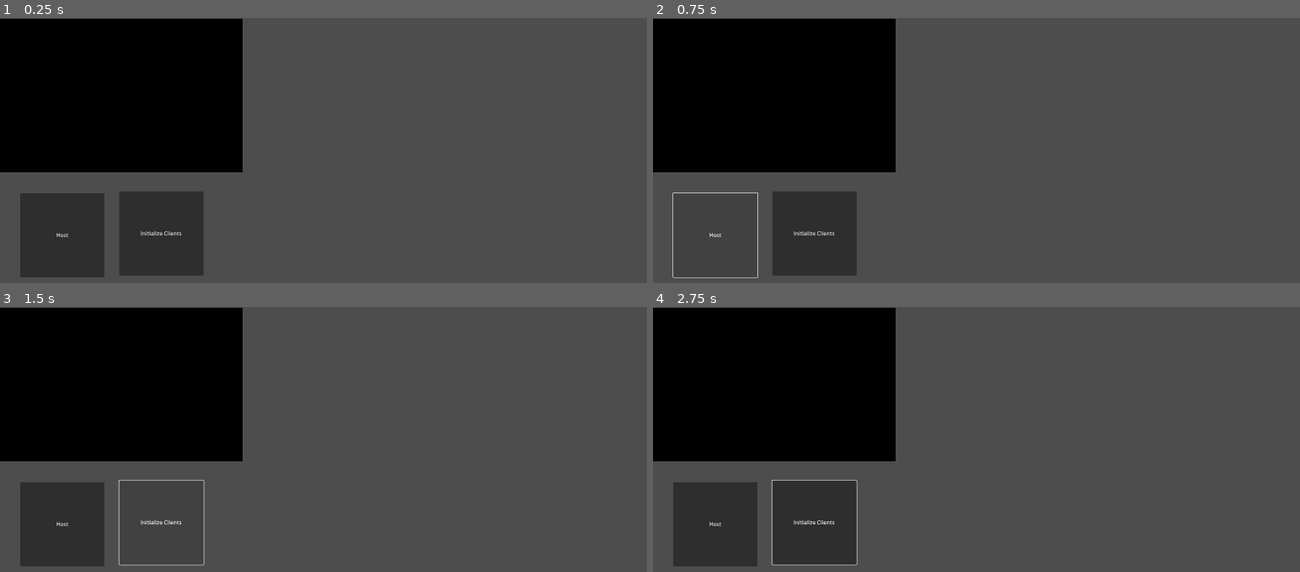
Above: before the commit, frames 1-4 (two rows, left to right).
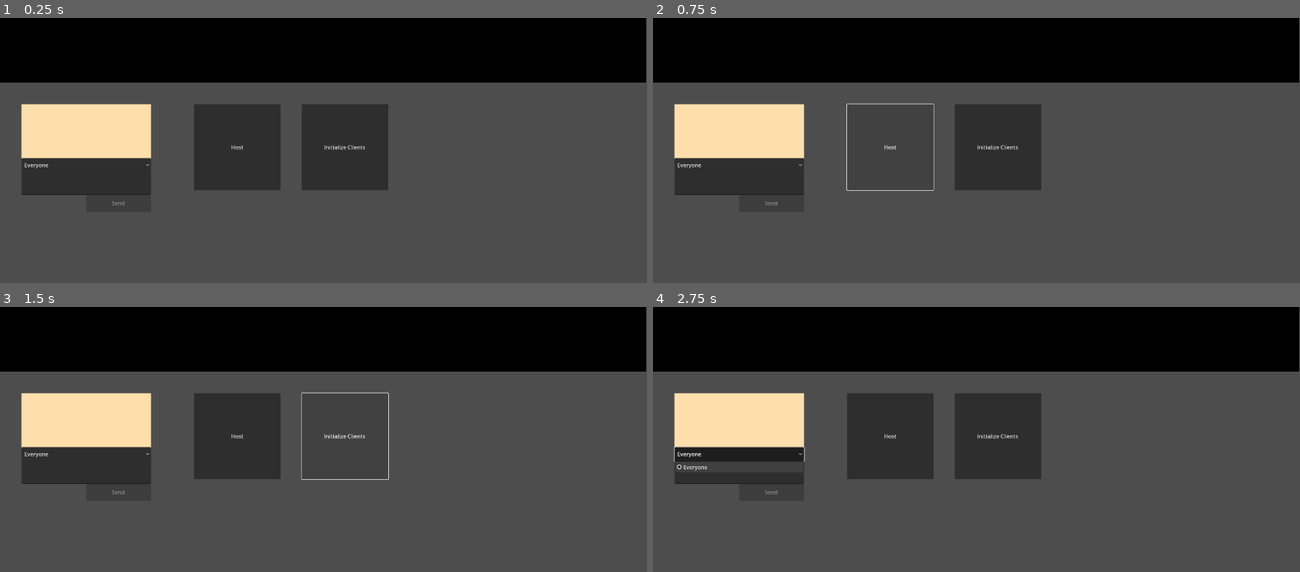
Above: after the commit, the same moments.

Repository: TinCodes/card-game-framework
Game: Godot game, scene res://main.tscn
The game is run twice, just before and just after one commit, with the same random seed, the same clock (stepped at 60 frames per second) and the same inputs.
Inputs (mouse positions are in pixels of both pictures, inside the frame that each line leads up to):
- Up to frame 1 (0.25 s): no input
- Up to frame 2 (0.75 s): click "Host" at 0.5 s
- Up to frame 3 (1.5 s): click "Initialize Clients" at 1.25 s
- Up to frame 4 (2.75 s): click (737, 455) at 2 s, where only the run after the commit has a clickable "Everyone"

The runs differ from the first frame. In frame 1, 44% of the frame differs, in the area x 0-100%, y 0-98%; in frame 2, 38%; in frame 3, 36%; in frame 4, 43%.

Commit message:
Chat system now included

Diff:
--- a/Scenes/Mobile/mobile_game.tscn
+++ b/Scenes/Mobile/mobile_game.tscn
@@ -1,77 +1,59 @@
-[gd_scene load_steps=3 format=3 uid="uid://cefig7wffbbpk"]
+[gd_scene load_steps=4 format=3 uid="uid://cefig7wffbbpk"]
 
 [ext_resource type="Script" uid="uid://gyjgrwtvebts" path="res://Scripts/Mobile/MobileGame.gd" id="1_mow5u"]
+[ext_resource type="PackedScene" uid="uid://decxv6kixq4lb" path="res://Scenes/chat_manager.tscn" id="2_etbgd"]
 
-[sub_resource type="StyleBoxFlat" id="StyleBoxFlat_bdd3r"]
-border_width_left = 5
-border_width_top = 5
-border_width_right = 5
-border_width_bottom = 5
-border_color = Color(0.241541, 0.386397, 0.855128, 1)
-corner_radius_top_left = 5
-corner_radius_top_right = 5
-corner_radius_bottom_right = 5
-corner_radius_bottom_left = 5
-shadow_color = Color(0.6, 0.6, 0.6, 0.196078)
-shadow_size = 4
-shadow_offset = Vector2(1, 1)
+[sub_resource type="StyleBoxFlat" id="StyleBoxFlat_mow5u"]
+bg_color = Color(0, 0, 0, 1)
 
 [node name="MobileGame" type="Node2D"]
 script = ExtResource("1_mow5u")
 
 [node name="HUD" type="Control" parent="."]
 layout_mode = 3
-anchors_preset = 0
-offset_right = 720.0
-offset_bottom = 1280.0
-
-[node name="Info" type="Panel" parent="HUD"]
-layout_mode = 0
-offset_left = 64.0
-offset_top = 64.0
-offset_right = 640.0
-offset_bottom = 256.0
-theme_override_styles/panel = SubResource("StyleBoxFlat_bdd3r")
-
-[node name="Label" type="Label" parent="HUD/Info"]
-layout_mode = 1
 anchors_preset = 8
 anchor_left = 0.5
 anchor_top = 0.5
 anchor_right = 0.5
 anchor_bottom = 0.5
-offset_left = -256.0
-offset_top = -64.0
-offset_right = 256.0
-offset_bottom = 64.0
+offset_right = 1920.0
+offset_bottom = 1080.0
 grow_horizontal = 2
 grow_vertical = 2
-theme_override_colors/font_color = Color(0.166674, 0.235135, 0.833647, 1)
-theme_override_colors/font_shadow_color = Color(0, 0, 0, 1)
-theme_override_font_sizes/font_size = 65
-text = "Connected!"
-horizontal_alignment = 1
-vertical_alignment = 1
 
 [node name="Button" type="Button" parent="HUD"]
-layout_mode = 0
-offset_left = 192.0
-offset_top = 384.0
-offset_right = 512.0
-offset_bottom = 512.0
+layout_mode = 1
+anchors_preset = 2
+anchor_top = 1.0
+anchor_bottom = 1.0
+offset_left = 128.0
+offset_top = -248.0
+offset_right = 448.0
+offset_bottom = -120.0
+grow_vertical = 0
+theme_override_font_sizes/font_size = 35
 text = "Send Test Data"
 
-[node name="Debug" type="Panel" parent="HUD"]
-layout_mode = 0
-offset_left = 64.0
-offset_top = 640.0
-offset_right = 640.0
-offset_bottom = 1216.0
-
-[node name="DebugText" type="RichTextLabel" parent="HUD/Debug"]
-layout_mode = 0
-offset_right = 576.0
-offset_bottom = 576.0
+[node name="RichTextLabel" type="RichTextLabel" parent="HUD"]
+layout_mode = 1
+anchors_preset = 5
+anchor_left = 0.5
+anchor_right = 0.5
+offset_left = -960.0
+offset_right = 960.0
+offset_bottom = 256.0
+grow_horizontal = 2
+theme_override_styles/normal = SubResource("StyleBoxFlat_mow5u")
 fit_content = true
 scroll_following = true
 vertical_alignment = 2
+
+[node name="ChatManager" parent="HUD" instance=ExtResource("2_etbgd")]
+layout_mode = 1
+anchors_preset = -1
+anchor_top = 0.237
+anchor_right = 0.5
+anchor_bottom = 0.252
+offset_top = 0.039978
+offset_right = -392.0
+offset_bottom = 439.84
--- a/Scenes/Mobile/mobile_login.tscn
+++ b/Scenes/Mobile/mobile_login.tscn
@@ -15,47 +15,66 @@
 [node name="ColorRect" type="ColorRect" parent="Menu"]
 z_index = -1
 layout_mode = 1
+anchors_preset = 15
+anchor_right = 1.0
+anchor_bottom = 1.0
+offset_top = 2.0
+offset_bottom = 2.0
+grow_horizontal = 2
+grow_vertical = 2
+color = Color(0, 0.243137, 0.45098, 0.705882)
+
+[node name="TextureRect" type="TextureRect" parent="Menu"]
+layout_mode = 1
 anchors_preset = 8
 anchor_left = 0.5
 anchor_top = 0.5
 anchor_right = 0.5
 anchor_bottom = 0.5
-offset_left = -360.0
-offset_top = -640.0
-offset_right = 360.0
-offset_bottom = 640.0
+offset_left = -225.0
+offset_top = -412.0
+offset_right = 223.0
+offset_bottom = -156.0
 grow_horizontal = 2
 grow_vertical = 2
-color = Color(0, 0.243137, 0.45098, 0.705882)
+texture = ExtResource("2_004x6")
+expand_mode = 3
+stretch_mode = 5
 
 [node name="Button" type="Button" parent="Menu"]
-layout_mode = 0
-offset_left = 247.0
-offset_top = 784.0
-offset_right = 447.0
-offset_bottom = 874.0
+layout_mode = 1
+anchors_preset = 8
+anchor_left = 0.5
+anchor_top = 0.5
+anchor_right = 0.5
+anchor_bottom = 0.5
+offset_left = -256.0
+offset_top = 128.0
+offset_right = 257.0
+offset_bottom = 262.0
+grow_horizontal = 2
+grow_vertical = 2
+theme_override_font_sizes/font_size = 45
 text = "Connect"
 icon_alignment = 1
 vertical_icon_alignment = 0
-metadata/_edit_use_anchors_ = true
 
 [node name="PlayerName" type="LineEdit" parent="Menu"]
-layout_mode = 0
-offset_left = 107.0
-offset_top = 696.0
-offset_right = 602.0
-offset_bottom = 755.0
-metadata/_edit_use_anchors_ = true
-
-[node name="TextureRect" type="TextureRect" parent="Menu"]
-layout_mode = 0
-offset_left = 123.0
-offset_top = 232.0
-offset_right = 584.0
-offset_bottom = 558.0
-texture = ExtResource("2_004x6")
-stretch_mode = 5
-metadata/_edit_use_anchors_ = true
+layout_mode = 1
+anchors_preset = 8
+anchor_left = 0.5
+anchor_top = 0.5
+anchor_right = 0.5
+anchor_bottom = 0.5
+offset_left = -248.0
+offset_top = -48.0
+offset_right = 248.0
+offset_bottom = 43.0
+grow_horizontal = 2
+grow_vertical = 2
+size_flags_horizontal = 4
+theme_override_font_sizes/font_size = 45
+placeholder_text = "Username"
 
 [connection signal="button_down" from="Menu/Button" to="." method="_on_button_down"]
 [connection signal="text_changed" from="Menu/PlayerName" to="." method="_on_player_name_text_changed"]
--- a/Scenes/PC/pc_main.tscn
+++ b/Scenes/PC/pc_main.tscn
@@ -1,6 +1,7 @@
-[gd_scene load_steps=3 format=3 uid="uid://jycf3nsu22ex"]
+[gd_scene load_steps=4 format=3 uid="uid://jycf3nsu22ex"]
 
 [ext_resource type="Script" uid="uid://ci18it8jvjqn5" path="res://Scripts/PC/PCMain.gd" id="1_7871k"]
+[ext_resource type="PackedScene" uid="uid://decxv6kixq4lb" path="res://Scenes/chat_manager.tscn" id="2_qmq0u"]
 
 [sub_resource type="StyleBoxFlat" id="StyleBoxFlat_cg6dt"]
 bg_color = Color(0, 0, 0, 1)
@@ -9,23 +10,22 @@
 script = ExtResource("1_7871k")
 
 [node name="Host" type="Button" parent="."]
-offset_left = 60.0
-offset_top = 520.0
-offset_right = 310.0
-offset_bottom = 770.0
+offset_left = 576.0
+offset_top = 256.0
+offset_right = 832.0
+offset_bottom = 512.0
 text = "Host"
 
 [node name="Init" type="Button" parent="."]
-offset_left = 354.0
-offset_top = 515.0
-offset_right = 604.0
-offset_bottom = 765.0
+offset_left = 896.0
+offset_top = 256.0
+offset_right = 1152.0
+offset_bottom = 512.0
 text = "Initialize Clients"
 
 [node name="RichTextLabel" type="RichTextLabel" parent="."]
-offset_top = 3.0
-offset_right = 720.0
-offset_bottom = 458.0
+offset_right = 1918.0
+offset_bottom = 192.0
 theme_override_styles/normal = SubResource("StyleBoxFlat_cg6dt")
 fit_content = true
 scroll_following = true
@@ -37,5 +37,12 @@
 offset_right = 40.0
 offset_bottom = 40.0
 
+[node name="ChatManager" parent="HUD" instance=ExtResource("2_qmq0u")]
+layout_mode = 1
+offset_left = 64.0
+offset_top = 256.0
+offset_right = 448.0
+offset_bottom = 576.0
+
 [connection signal="pressed" from="Host" to="." method="_on_host_pressed"]
 [connection signal="pressed" from="Init" to="." method="_on_init_pressed"]
--- /dev/null
+++ b/Scenes/chat_manager.tscn
@@ -0,0 +1,69 @@
+[gd_scene load_steps=3 format=3 uid="uid://decxv6kixq4lb"]
+
+[ext_resource type="Script" uid="uid://c3b2fg4hdxal8" path="res://Scripts/ChatManager.gd" id="1_vl4q8"]
+
+[sub_resource type="StyleBoxFlat" id="StyleBoxFlat_vl4q8"]
+bg_color = Color(0.994476, 0.873282, 0.671774, 1)
+
+[node name="ChatManager" type="Control"]
+custom_minimum_size = Vector2(250, 160)
+layout_mode = 3
+anchors_preset = 0
+offset_right = 256.0
+offset_bottom = 304.0
+script = ExtResource("1_vl4q8")
+
+[node name="ScrollContainer" type="ScrollContainer" parent="."]
+layout_mode = 1
+anchors_preset = -1
+anchor_right = 1.0
+anchor_bottom = 0.5
+offset_bottom = 1.07199
+grow_horizontal = 2
+theme_override_styles/panel = SubResource("StyleBoxFlat_vl4q8")
+horizontal_scroll_mode = 0
+
+[node name="Messages" type="VBoxContainer" parent="ScrollContainer"]
+clip_contents = true
+layout_mode = 2
+size_flags_horizontal = 3
+size_flags_vertical = 3
+alignment = 2
+
+[node name="ChatBox" type="TextEdit" parent="."]
+layout_mode = 1
+anchors_preset = -1
+anchor_top = 0.632
+anchor_right = 1.0
+anchor_bottom = 0.842
+offset_top = -0.128006
+offset_bottom = 0.0319824
+wrap_mode = 1
+
+[node name="ChatTargetSelector" type="OptionButton" parent="."]
+layout_mode = 1
+anchors_preset = -1
+anchor_top = 0.5
+anchor_right = 1.0
+anchor_bottom = 0.632
+offset_bottom = -0.128006
+grow_horizontal = 2
+grow_vertical = 2
+selected = 0
+item_count = 1
+popup/item_0/text = "Everyone"
+popup/item_0/id = 0
+
+[node name="Send" type="Button" parent="."]
+layout_mode = 1
+anchors_preset = -1
+anchor_left = 0.5
+anchor_top = 0.842
+anchor_right = 1.0
+anchor_bottom = 1.0
+offset_top = 0.0319824
+text = "Send"
+
+[connection signal="gui_input" from="ChatBox" to="." method="_on_chatbox_input"]
+[connection signal="text_changed" from="ChatBox" to="." method="_on_text_changed"]
+[connection signal="pressed" from="Send" to="." method="_on_send_button_pressed"]
--- /dev/null
+++ b/Scripts/ChatManager.gd
@@ -0,0 +1,105 @@
+extends Control
+
+@onready var scroll_container = $ScrollContainer
+@onready var messages = $ScrollContainer/Messages
+@onready var chat_box = $ChatBox
+@onready var chat_selector = $ChatTargetSelector
+@onready var send_button = $Send
+
+const HOST_USERNAME = "Admin"
+const SCROLL_BUFFER = 70
+
+var auto_scroll_enabled = true
+
+func _ready():
+	Network.message_received.connect(_on_message_received)
+	GameManager.player_list_updated.connect(update_players_list)
+	send_button.disabled = true
+
+func configure_for_pc():
+	send_button.visible = true
+
+func configure_for_mobile():
+	update_players_list()
+	send_button.visible = false
+
+func update_players_list():
+	chat_selector.clear()
+	chat_selector.add_item("Everyone", 0)
+	if !multiplayer.is_server():
+		# Set Host as an always available chat option
+		chat_selector.add_item("Host", 1)
+	for peer_id in GameManager.Players:
+		if multiplayer.get_unique_id() != peer_id:
+			var player_name = GameManager.Players[peer_id]["player_name"]
+			chat_selector.add_item(player_name, peer_id)
+
+func get_sender_name() -> String:
+	if multiplayer.is_server():
+		return "Admin"
+	elif GameManager.Players.has(multiplayer.get_unique_id()):
+		return GameManager.Players[multiplayer.get_unique_id()].player_name
+	return "Unknown"
+
+func send_msg():
+	var text = chat_box.text.strip_edges()
+	if text.is_empty():
+		return
+
+	var sender_name = get_sender_name()
+	if chat_selector.selected == 0:
+		Network.send_message_to_all(text, sender_name)
+	else:
+		var peer_id = chat_selector.get_selected_id()
+		Network.send_private_message(sender_name, peer_id, text)
+
+	chat_box.text = ""
+	send_button.disabled = true
+
+func _on_send_button_pressed():
+	send_msg()
+
+func _on_text_changed():
+	var text = chat_box.text.strip_edges()
+	send_button.disabled = text.is_empty()
+
+func _on_chatbox_input(event):
+	if event is InputEventKey and event.pressed:
+		if event.keycode == KEY_ENTER:
+			if not event.shift_pressed:
+				send_msg()
+				get_viewport().set_input_as_handled()
+
+func _on_message_received(player_name: String, _sender_id: int, message: String, is_private: bool):
+	var rich_label = RichTextLabel.new()
+	rich_label.bbcode_enabled = true
+	rich_label.autowrap_mode = TextServer.AUTOWRAP_WORD
+	rich_label.fit_content = true
+	rich_label.scroll_active = false
+	rich_label.selection_enabled = true
+	rich_label.size_flags_horizontal = Control.SIZE_EXPAND_FILL
+	rich_label.mouse_filter = Control.MOUSE_FILTER_PASS
+	rich_label.set("theme_override_constants/line_spacing", 4)
+	rich_label.set("theme_override_colors/default_color", "black")
+
+	var is_self = player_name == get_sender_name()
+	var tag_color = "red" if is_private else ("blue" if is_self else "grey")
+	var prefix = "[PRIVATE] " if is_private else ""
+
+	# Message formatting
+	var formatted = "[color=%s]%s%s:[/color] %s" % [tag_color, prefix, player_name, message]
+
+	# Emojis: replace :emoji_name: with Unicode
+	formatted = formatted.replace(":cat:", "🐱").replace(":dice:", "🎲")
+	rich_label.text = formatted
+
+	auto_scroll_enabled = scroll_container.get_v_scroll_bar().max_value
+	messages.add_child(rich_label)
+	check_scroll()
+
+func check_scroll():
+	var scroll_bar = scroll_container.get_v_scroll_bar()
+	var scroll_end_value = scroll_container.scroll_vertical + scroll_bar.page
+	if (auto_scroll_enabled - SCROLL_BUFFER) <= scroll_end_value:
+		await get_tree().process_frame
+		scroll_container.scroll_vertical = scroll_container.get_v_scroll_bar().max_value
--- a/Scripts/GameManager.gd
+++ b/Scripts/GameManager.gd
@@ -1,3 +1,50 @@
 extends Node
 
+signal player_list_updated
+
 var Players : Dictionary[int, Player] = {}
+
+func add_player(id: int, player_data: Player):
+	if Players.has(id):
+		print("Duplicate player id detected:", id)
+		return
+	Players[id] = player_data
+	player_list_updated.emit()
+
+func remove_player(id: int):
+	Players.erase(id)
+	player_list_updated.emit()
+
+func clear():
+	Players.clear()
+	player_list_updated.emit()
+
+func get_player_by_id(peer_id: int) -> Player:
+	if Players.has(peer_id):
+		return Players[peer_id]
+	return null
+
+# Get a player's name by their peer_id
+func get_player_name_by_id(peer_id: int) -> String:
+	if Players.has(peer_id):
+		return Players[peer_id].player_name
+	return "Unknown"
+
+#func get_local_player_name() -> String:
+	#if multiplayer.is_host():
+		#return "Admin"
+	#if local_player:
+		#return local_player.player_name
+	#return "Unknown"
+
+#func register_local_player(player: Player) -> void:
+	#local_player = player
+	#Players[multiplayer.get_unique_id()] = player
+
+#func register_local_screen_size(size: Vector2):
+	#local_screen_size = size
+
+#func unregister_player(peer_id: int) -> void:
+	#Players.erase(peer_id)
+	#if local_player and peer_id == multiplayer.get_unique_id():
+		#local_player = null
--- a/Scripts/Mobile/MobileGame.gd
+++ b/Scripts/Mobile/MobileGame.gd
@@ -1,21 +1,13 @@
 extends Node2D
 
+var chat
+
 func _ready() -> void:
-	$HUD/Debug/DebugText.text += "Connected"
+	 # Set local screen size to HUD
+	$HUD.size = GameManager.Players[multiplayer.get_unique_id()].player_screen_size
+
+	chat = $HUD/ChatManager
+	chat.configure_for_mobile()
 
 func send_input_to_pc(action):
 	rpc_id(1, "receive_player_action", action)
-
-# Function activated from server on connection established
-@rpc("authority")
-func receive_cards(cards):
-	print("Received cards: ", cards)
-
-# Function activated from server on connection established
-@rpc("authority")
-func receive_deck(deck):
-	print("Received deck")
-
-@rpc("any_peer")
-func update_client_game_state(data):
-	print("Updated game state: ", data)
--- a/Scripts/Mobile/MobileMain.gd
+++ b/Scripts/Mobile/MobileMain.gd
@@ -3,3 +3,4 @@
 func _ready() -> void:
 	SceneManager.main_scene = self
 	SceneManager.scene_instance = $MobileLogin
+	$MobileLogin/Menu.size = DisplayServer.screen_get_size()
--- a/Scripts/NetworkController.gd
+++ b/Scripts/NetworkController.gd
@@ -4,6 +4,7 @@
 var PORT = 6789 # fallback port
 
 signal debug_print
+signal message_received
 
 var peer
 var card_db_ref
@@ -32,11 +33,15 @@
 func _on_peer_connected(peer_id):
 	debug_print.emit("Client connected: " + str(peer_id))
 	print("Client connected: " + str(peer_id))
+	if multiplayer.is_server():
+		sync_players_to_clients()
 
 func _on_peer_disconnected(peer_id):
 	debug_print.emit("Client Disconnected: " + str(peer_id))
 	print("Client Disconnected: " + str(peer_id))
-	GameManager.Players.erase(peer_id)
+	GameManager.remove_player(peer_id)
+	if multiplayer.is_server():
+		sync_players_to_clients()
 
 func _on_connected_to_server():
 	print("Connected to server")
@@ -63,29 +68,27 @@
 	# Set data before creating peer
 	pending_player_data = player_data
 	# Create peer to make connection
-	print(ADDRESS)
 	peer = ENetMultiplayerPeer.new()
 	var error = peer.create_client(ADDRESS, PORT)
 	if error != OK:
 		print("Failed to connect to server!")
 		return
 	multiplayer.multiplayer_peer = peer
-	print("Client peer created")
 
 @rpc("any_peer", "reliable")
 func register_player(player_data: Dictionary, peer_id: int):
-	# Reconstruct player data from network
-	var new_player = Player.new()
-	new_player.from_dict(player_data)
-
-	# Check if the ID is already connected
 	if GameManager.Players.has(peer_id):
 		print("Player with peer_id already exists")
 		return
 
-	# Assign peer_id to the new Player instance
+	# Reconstruct player data from network
+	var new_player = Player.new()
+	new_player.from_dict(player_data)
 	new_player.peer_id = peer_id
-	GameManager.Players[peer_id] = new_player
+	new_player.player_screen_size = DisplayServer.screen_get_size()
+	GameManager.add_player(peer_id, new_player)
+	if multiplayer.is_server():
+		sync_players_to_clients()
 	debug_print.emit("Player registered: " + str(peer_id) + " [" + new_player.player_name + "]")
 	print("Player registered with info: ", new_player.to_string())
 
@@ -97,11 +100,51 @@
 	else:
 		print("SceneManager not found")
 
-# Send signal to initialize
-#rpc_id(id, "initialize_client")
+@rpc("authority", "reliable")
+func sync_players_to_clients():
+	var serialized_players = {}
+	for peer_id in GameManager.Players:
+		serialized_players[peer_id] = GameManager.Players[peer_id].to_dict()
+	rpc("receive_players_sync", serialized_players)
 
-# Update game for everyone
-#send_game_state_to_clients()
+@rpc("any_peer", "call_local")
+func receive_players_sync(players_dict: Dictionary):
+	if multiplayer.is_server():
+		return
+
+	GameManager.clear()
+	for peer_id in players_dict:
+		var new_player = Player.new()
+		new_player.from_dict(players_dict[peer_id])
+		GameManager.add_player(peer_id, new_player)
+
+### CHAT ####################################################################
+@rpc("any_peer", "reliable")
+func send_message_to_all(message: String, player_name: String):
+	var sender_id = multiplayer.get_remote_sender_id()
+	if sender_id == 0:
+		sender_id = multiplayer.get_unique_id()
+	# Send to all other connected peers
+	for peer_id in multiplayer.get_peers():
+		rpc_id(peer_id, "receive_message", player_name, sender_id, message, false)
+	# Show it locally for the sender too
+	if multiplayer.get_unique_id() == sender_id:
+		receive_message(player_name, sender_id, message, false)
+
+@rpc("any_peer", "reliable")
+func send_private_message(player_name: String, target_peer_id: int, message: String):
+	var sender_id = multiplayer.get_remote_sender_id()
+	if sender_id == 0:
+		sender_id = multiplayer.get_unique_id()
+
+	rpc_id(target_peer_id, "receive_message", player_name, sender_id, message, true)
+
+	if multiplayer.get_unique_id() == sender_id:
+		receive_message(player_name, sender_id, message, true)
+
+@rpc("any_peer", "reliable")
+func receive_message(player_name: String, sender_id: int, message: String, is_private: bool):
+	message_received.emit(player_name, sender_id, message, is_private)
 
 #@rpc("any_peer", "call_local")
 #func send_player_info(player_data: Player, peer_id: int):
--- a/Scripts/PC/PCMain.gd
+++ b/Scripts/PC/PCMain.gd
@@ -1,14 +1,22 @@
 extends Node2D
+
+const HOST_USERNAME = "Admin"
+const CHATBOX_MAX_LINES = 3
 
 var card_db_ref
 var send_cards_HUD_ref
+var chat
 
 var debugger
 
 func _ready():
-	# Preload all standard cards in DB
+	# Preloads
 	card_db_ref = preload("res://Scripts/DBs/CardDatabase.gd")
 	send_cards_HUD_ref = preload("res://Scenes/PC/HUD_peer_send_cards.tscn")
+
+	# Instantiation
+	chat = $HUD/ChatManager
+	chat.configure_for_pc()
 
 	# Debug
 	Network.debug_print.connect(_on_debug)
@@ -20,20 +28,72 @@
 func _on_init_pressed() -> void:
 	Network.initialize_game.rpc("Mobile/mobile_game")
 
-func prompt_master_for_cards(id):
-	$HUD.add_child(send_cards_HUD_ref)
-	send_cards_HUD_ref.connect("send_full_deck", Callable(self, "_on_send_full_deck").bind(id))
-	send_cards_HUD_ref.connect("send_specific_cards", Callable(self, "_on_send_specific_card").bind(id))
+#func prompt_master_for_cards(id):
+	#$HUD.add_child(send_cards_HUD_ref)
+	#send_cards_HUD_ref.connect("send_full_deck", Callable(self, "_on_send_full_deck").bind(id))
+	#send_cards_HUD_ref.connect("send_specific_cards", Callable(self, "_on_send_specific_card").bind(id))
 
-func _on_send_full_deck(peer_id):
-	# Get all card names from the database
-	var deck = card_db_ref.CARDS.keys()
-	deck.shuffle()
-	rpc_id(peer_id, "receive_deck", deck)
+#func _on_send_full_deck(peer_id):
+	## Get all card names from the database
+	#var deck = card_db_ref.CARDS.keys()
+	#deck.shuffle()
+	#rpc_id(peer_id, "receive_deck", deck)
 
-func _on_send_specific_card(card_name: String, peer_id):
-	var card_data = { card_name: preload("res://Scripts/DBs/CardDatabase.gd").CARDS[card_name] }
-	rpc_id(peer_id, "initialize_client_with_cards", card_data)
+#func _on_send_specific_card(card_name: String, peer_id):
+	#var card_data = { card_name: preload("res://Scripts/DBs/CardDatabase.gd").CARDS[card_name] }
+	#rpc_id(peer_id, "initialize_client_with_cards", card_data)
+
+#func send_text(new_text: String):
+	#new_text = new_text.strip_edges()
+	#if new_text == "":
+		#return
+	#if $ChatPanel/ChatOptions.selected == 0:
+		#Network.send_message_to_all(new_text, HOST_USERNAME)
+	#else:
+		#Network.send_private_message.rpc(HOST_USERNAME, $ChatPanel/ChatOptions.selected, new_text)
+	#$ChatPanel/ChatBox.text = ""
+
+#func _unhandled_input(event):
+	## Make the Enter key send the message from the ChatBox
+	#if event is InputEventKey and event.pressed and event.keycode == KEY_ENTER:
+		#if $ChatPanel/ChatBox.has_focus():
+			#send_text($ChatPanel/ChatBox.text)
+			#get_viewport().set_input_as_handled()
+
+#func _on_chat_box_text_changed():
+	#var lines = $ChatPanel/ChatBox.get_line_count()
+	#if lines > CHATBOX_MAX_LINES:
+		#$ChatPanel/ChatBox.scroll_vertical = lines - CHATBOX_MAX_LINES
+
+#func _on_send_button_pressed():
+	#send_text($ChatPanel/ChatBox.text)
+
+#func _on_message_received(player_name, _sender_id, message, is_private):
+	#var prefix = "[PRIVATE]" if is_private else ""
+	#var display_name = "%s%s:" % [prefix, player_name]
+	#
+	## Create label with richtext
+	#var rich_label = RichTextLabel.new()
+	#rich_label.bbcode_enabled = true
+	#rich_label.fit_content = true
+	#rich_label.scroll_active = false
+	#rich_label.size_flags_horizontal = Control.SIZE_EXPAND_FILL
+	#rich_label.custom_minimum_size = Vector2(0, 24)
+	#rich_label.set_v_size_flags(Control.SIZE_SHRINK_BEGIN)
+#
+	## Format the message using BBCode
+	#var formatted_text := "[b]%s[/b]\n    %s" % [display_name, message]
+	#rich_label.text = formatted_text
+	#
+	## Differentiate private messages
+	#if is_private:
+		#rich_label.add_theme_color_override("default_color", Color(1, 0.4, 0.4))
+	#
+	#$ChatPanel/ScrollContainer/Messages.add_child(rich_label)
+#
+	## Scroll to bottom
+	#await get_tree().process_frame
+	#$ChatPanel/ScrollContainer.scroll_vertical = $ChatPanel/ScrollContainer.get_v_scroll_bar().max_value
 
 func _on_debug(print_text):
 	$RichTextLabel.text += "\n"
--- a/Scripts/Player.gd
+++ b/Scripts/Player.gd
@@ -3,15 +3,17 @@
 
 var peer_id
 var player_os
+var player_screen_size
 var player_name
 var player_bg = null
 var hand = null
 var deck = null
 
 func _to_string() -> String:
-	return "Player(peer_id=%s, os=%s, name=%s, bg=%s, hand=%s, deck=%s)" % [
+	return "Player(peer_id=%s, os=%s, screen=%s name=%s, bg=%s, hand=%s, deck=%s)" % [
 		str(peer_id),
 		player_os,
+		str(player_screen_size.x) + "," + str(player_screen_size.y),
 		player_name,
 		str(player_bg),
 		str(hand),
@@ -22,6 +24,7 @@
 	return {
 		"peer_id": peer_id,
 		"player_os": player_os,
+		"player_screen_size": player_screen_size,
 		"player_name": player_name,
 		"player_bg": player_bg,
 		"hand": hand,
@@ -29,9 +32,10 @@
 	}
 
 func from_dict(dict):
-	peer_id = dict.get("peer_id", null)
-	player_os = dict.get("player_os", null)
-	player_name = dict.get("player_name", null)
+	peer_id = dict.get("peer_id", -1)
+	player_os = dict.get("player_os", "unknownOS")
+	player_screen_size = dict.get("player_screen_size", Vector2.ZERO)
+	player_name = dict.get("player_name", "Unnamed")
 	player_bg = dict.get("player_bg", null)
-	hand = dict.get("hand", null)
-	deck = dict.get("deck", null)
+	hand = dict.get("hand", [])
+	deck = dict.get("deck", [])
--- a/Scripts/Utils/SceneManager.gd
+++ b/Scripts/Utils/SceneManager.gd
@@ -3,15 +3,15 @@
 var main_scene: Node = null
 var scene_instance: Node = null
 
-func load_scene(scene_name: String):
+func load_scene(scene_path: String):
 	unload_scene()
-	var path = "res://Scenes/%s.tscn" % scene_name
+	var path = "res://Scenes/%s.tscn" % scene_path
 	var scene = load(path)
 	if scene:
 		scene_instance = scene.instantiate()
 		main_scene.add_child(scene_instance)
 	else:
-		print("Failed to load scene: ", scene_name)
+		print("Failed to load scene: ", scene_path)
 
 func unload_scene():
 	if scene_instance and is_instance_valid(scene_instance):
--- a/project.godot
+++ b/project.godot
@@ -37,6 +37,10 @@
 version_control/plugin_name="GitPlugin"
 version_control/autoload_on_startup=true
 
+[input_devices]
+
+pointing/emulate_touch_from_mouse=true
+
 [rendering]
 
 renderer/rendering_method="mobile"
Not shown, added: Scripts/ChatManager.gd.uid
